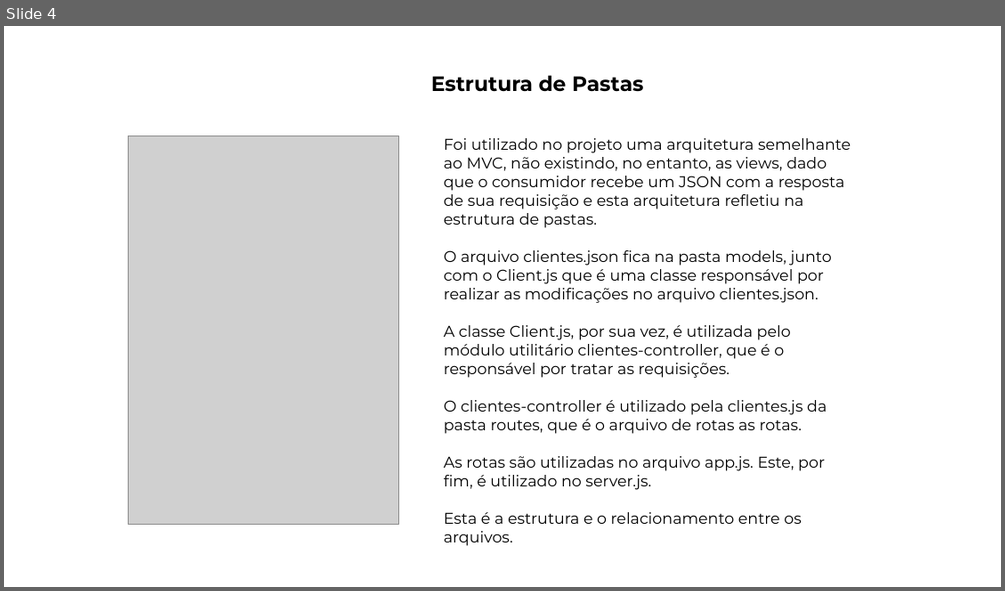
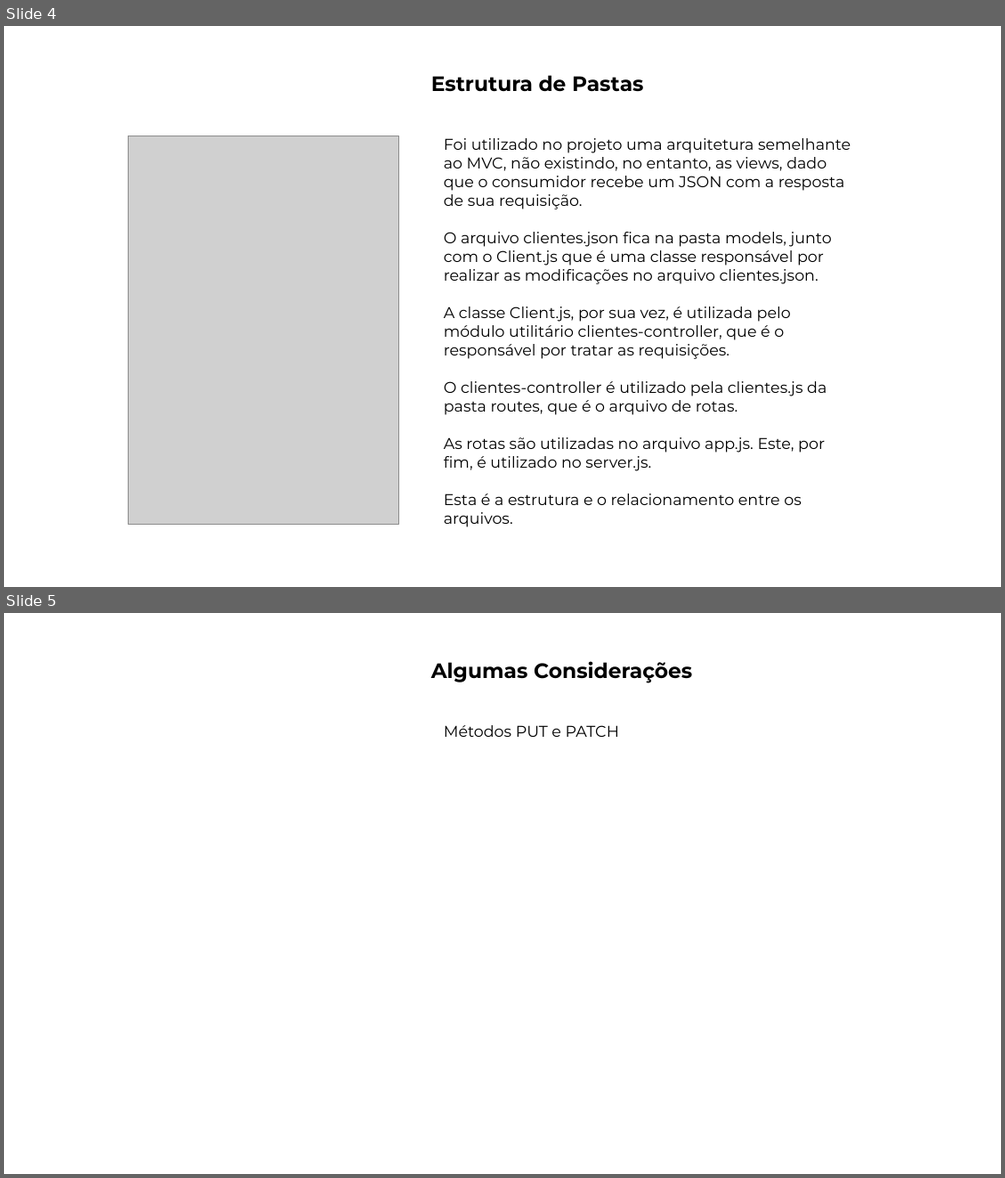
Before and after one commit to JdSeus/UCPEL_PI8, a slide deck: apresentacao.pptx. Shown one above the other, each under a label of ours: slide 4 before the commit, slides 4 and 5 after it. The pictures are 1005x591 and 1005x1178 pixels, drawn with LibreOffice and Linux fonts; fonts in the diff are those of the drawing; grey boxes stand for pictures; background and template pictures are left out. Boxes give left, top, right and bottom in pixels: in the first picture for what was removed or moved away, otherwise in the second. Text is boxed around its words. In the diff, an @@ line names an element or a change of style, - is before the commit and + after.

```diff
--- a/apresentacao.pptx
+++ b/apresentacao.pptx
@@ slide 5 added at (x1=4, y1=613, x2=1001, y2=1174), background picture (left out) @@
@@ text added at (x1=431, y1=661, x2=692, y2=682), 20 pt, text #000000, bold @@
+Algumas Considerações
@@ text added at (x1=444, y1=725, x2=619, y2=737), 15 pt, text #000000 @@
+Métodos PUT e PATCH
@@ slide 4 changed as well @@
@@ text at (x1=444, y1=138, x2=850, y2=209): text changed @@
-Foi utilizado no projeto uma arquitetura semelhante ao MVC, não existindo, no entanto, as views, dado que o consumidor recebe um JSON com a resposta de sua requisição e esta arquitetura refletiu na estrutura de pastas.
+Foi utilizado no projeto uma arquitetura semelhante ao MVC, não existindo, no entanto, as views, dado que o consumidor recebe um JSON com a resposta de sua requisição.
@@ text at (x1=444, y1=381, x2=826, y2=415): text changed @@
-O clientes-controller é utilizado pela clientes.js da pasta routes, que é o arquivo de rotas as rotas.
+O clientes-controller é utilizado pela clientes.js da pasta routes, que é o arquivo de rotas.
```
Also in this commit, not shown: 5 other slides changed, 4 other slides added, 3 slides removed, 2 other files.
